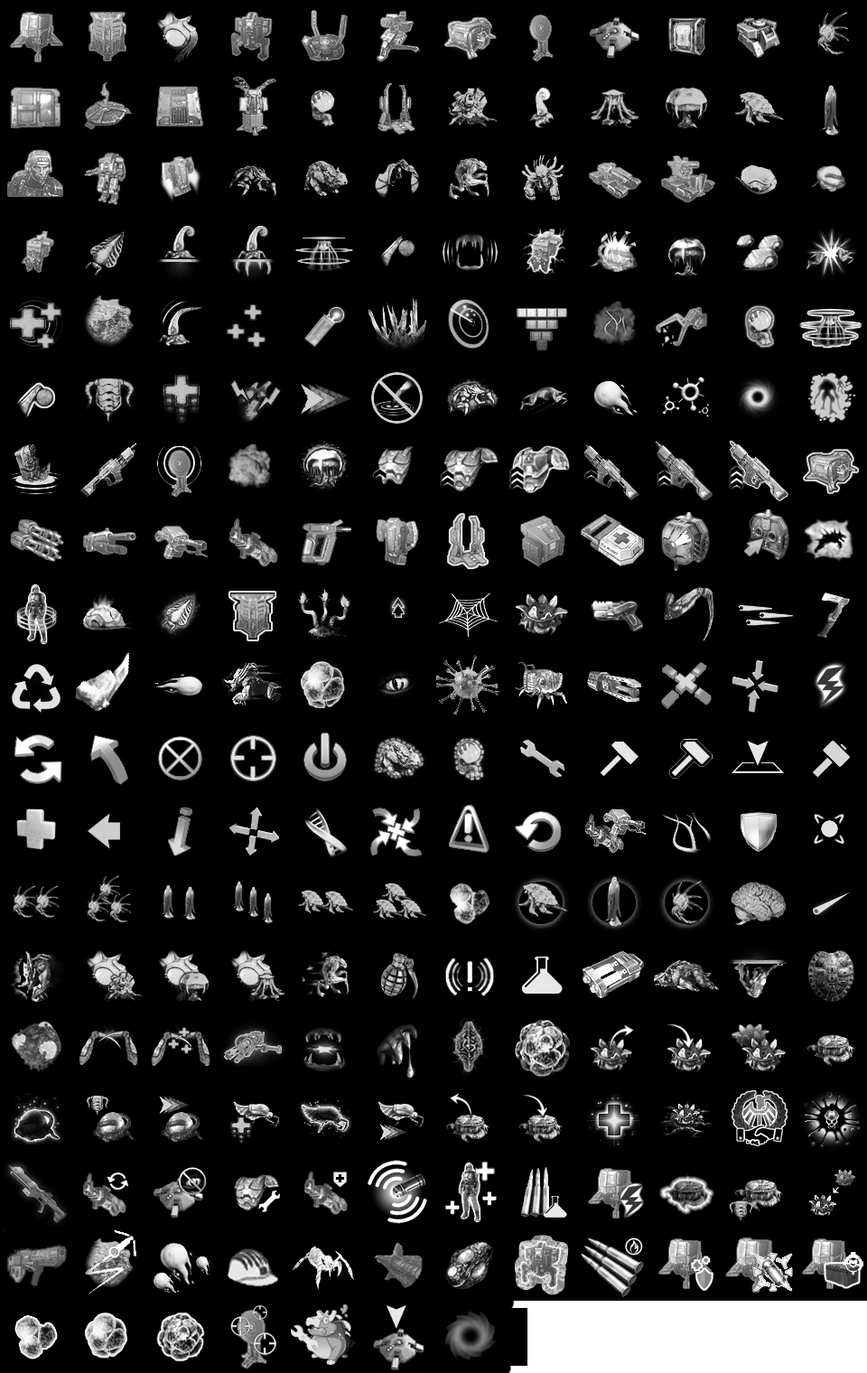
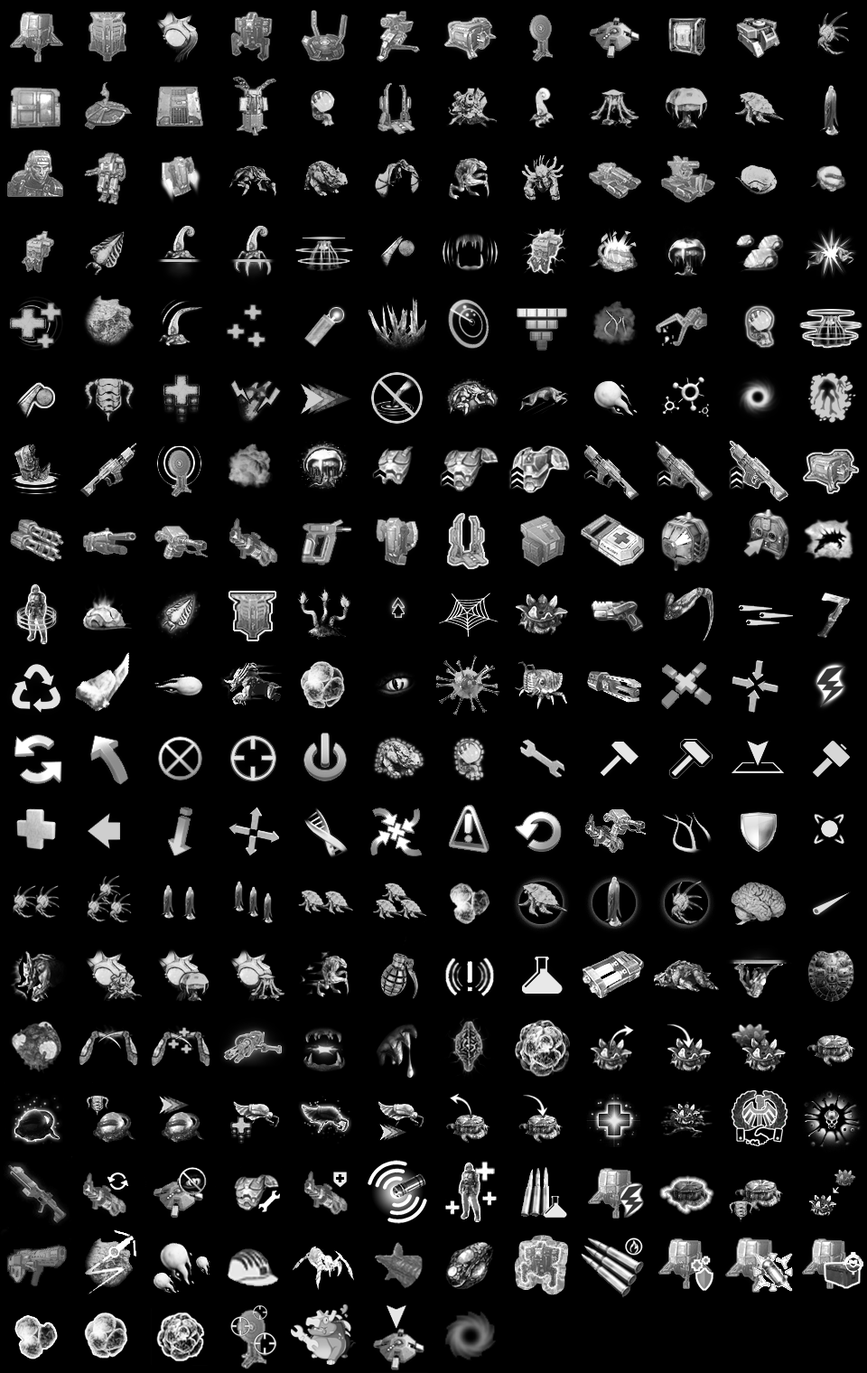
Before/after of a w=867, h=1373 layered artwork. What changed in the layer stack:
painted on "图层 0" over [507, 1301, 867, 1373]
